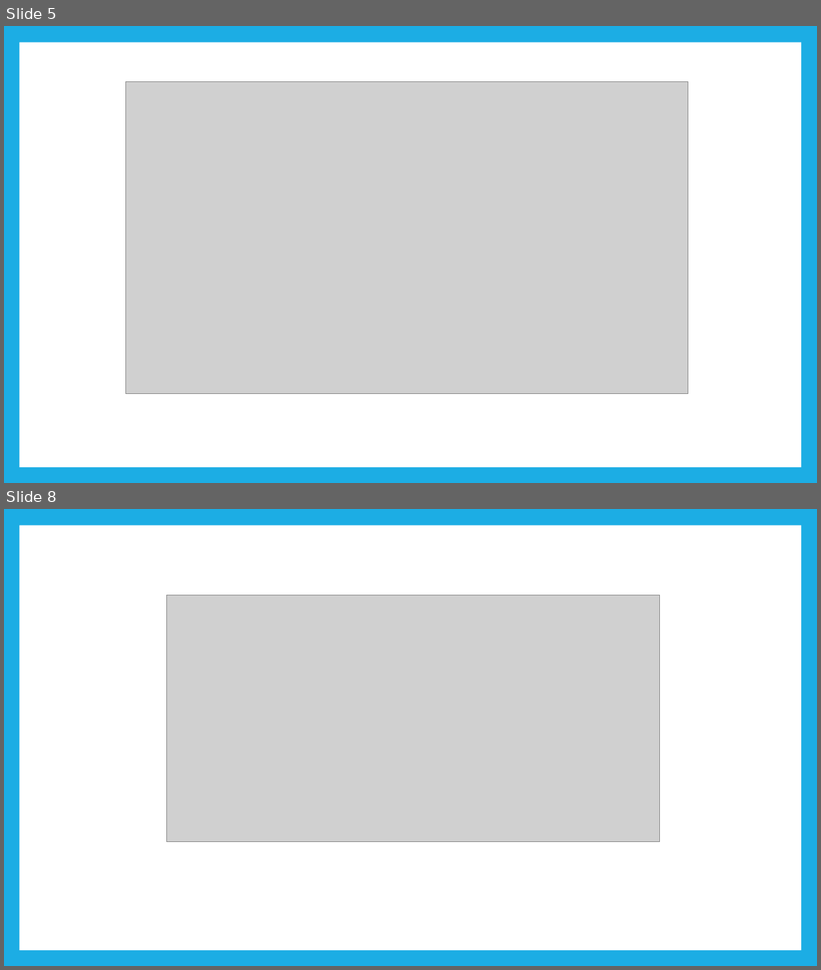
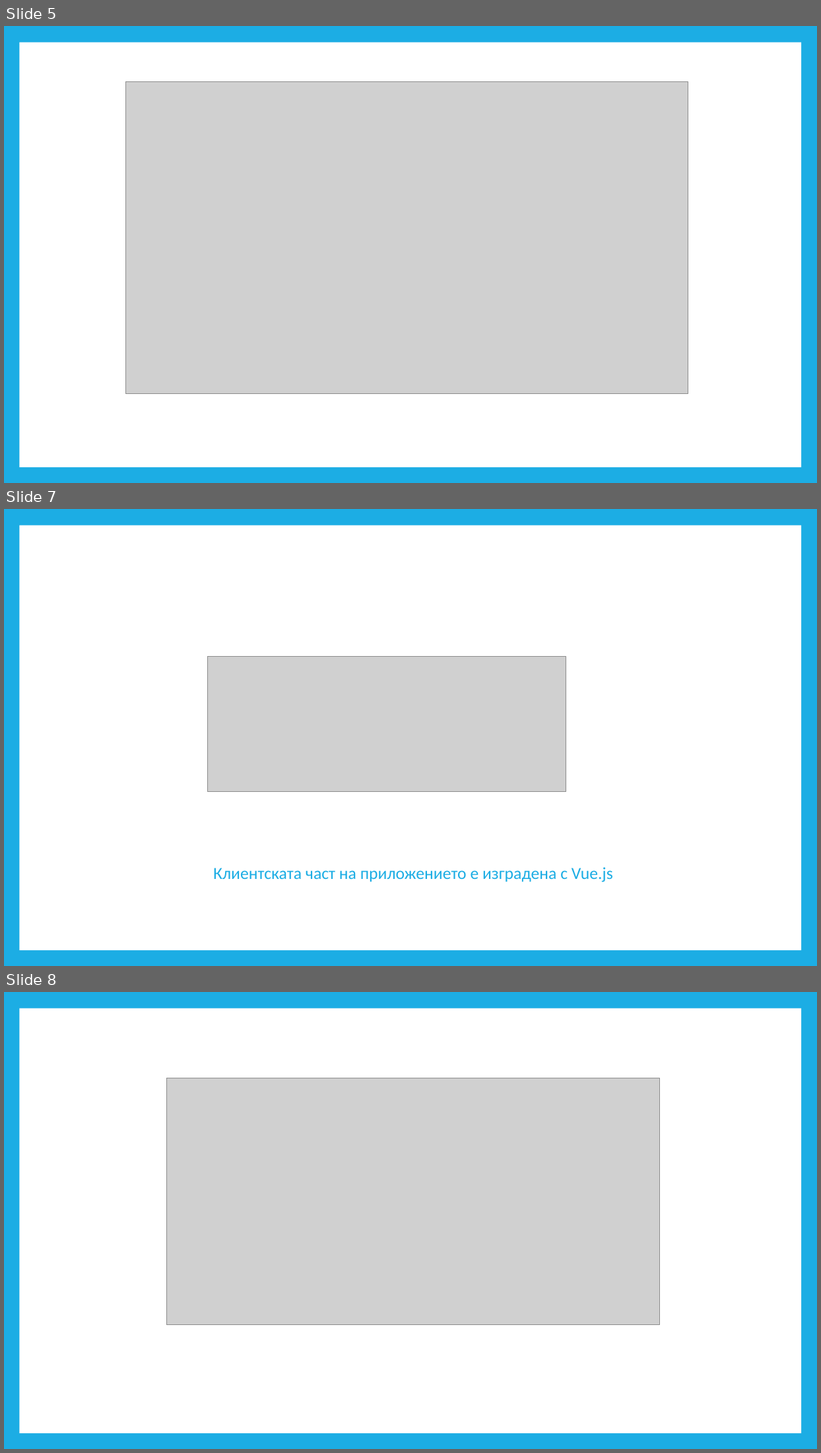
Before and after one commit to pgee-dzi2024/Theme_2505, a slide deck: dr/Защита- дипломен проект.pptx. Shown one above the other, each under a label of ours: slides 5 and 8 before the commit, slides 5, 7 and 8 after it; the slides between them are not shown. The pictures are 821x970 and 821x1453 pixels, drawn with LibreOffice and Linux fonts; fonts in the diff are those of the drawing; grey boxes stand for pictures. Boxes give left, top, right and bottom in pixels: in the first picture for what was removed or moved away, otherwise in the second. Text is boxed around its words. In the diff, an @@ line names an element or a change of style, - is before the commit and + after.

```diff
--- a/dr/Защита- дипломен проект.pptx
+++ b/dr/Защита- дипломен проект.pptx
@@ slide 7 added at (x1=4, y1=509, x2=817, y2=966), background #1CADE4; not listed: 1 template element that a slide beside it also shows @@
@@ picture added at (x1=207, y1=657, x2=566, y2=792) @@
@@ text added at (x1=213, y1=867, x2=613, y2=883), 20 pt, text #1CADE4 @@
+Клиентската част на приложението е изградена с Vue.js
```
Also in this commit, not shown: 1 other slide added, 2 slides removed.
